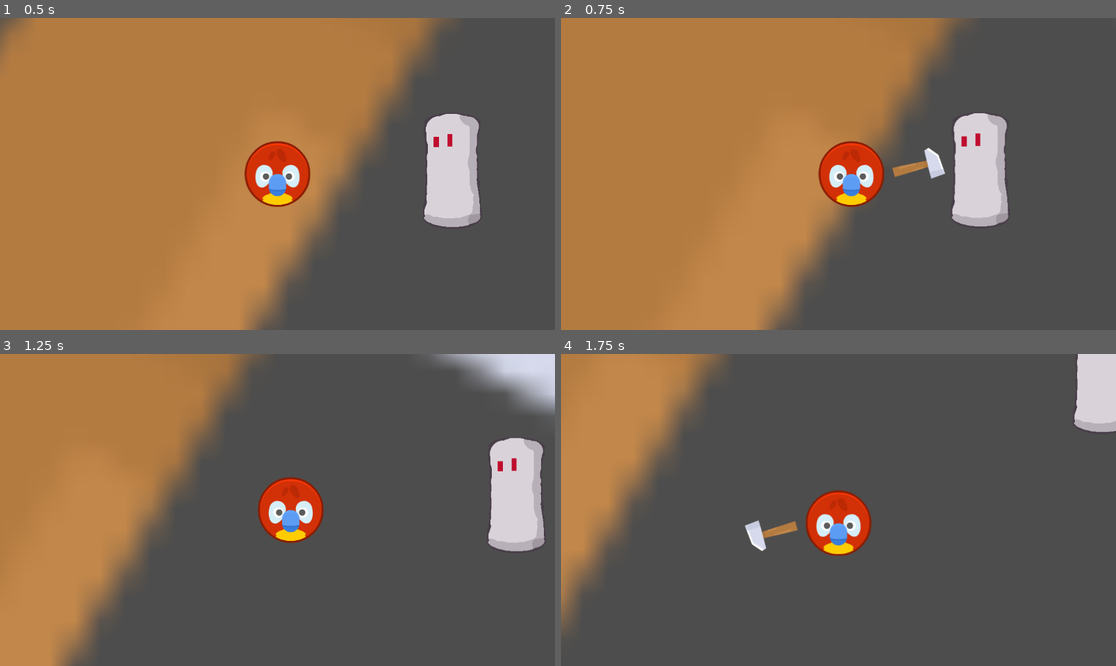
Above: before the commit, frames 1-4 (two rows, left to right).
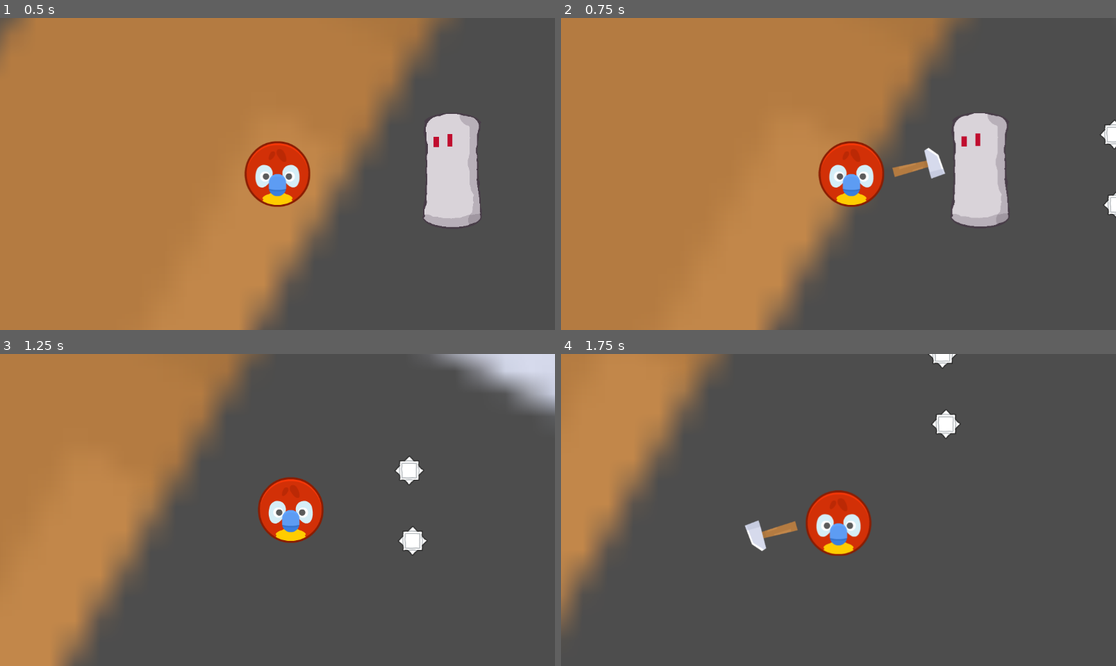
Above: after the commit, the same moments.

Repository: PixelQuester/Beans
Game: Godot game, scene res://main.tscn
Same seed, same stepped clock (60 frames per second), same inputs: the game is played once before the commit and once after it.
Inputs (mouse positions are in pixels of both pictures, inside the frame that each line leads up to):
- Up to frame 1 (0.5 s): no input
- Up to frame 2 (0.75 s): tap Enter (ui_accept) at 0.5 s; move the mouse to (960, 158) at 0.52 s; hold Right (ui_right) from 0.53 s (still down)
- Up to frame 3 (1.25 s): keep holding Right (ui_right); tap Enter (ui_accept) at 0.77 s
- Up to frame 4 (1.75 s): move the mouse to (727, 525) at 1.27 s; release Right (ui_right) at 1.28 s; hold Down (ui_down) from 1.28 s (still down); tap Enter (ui_accept) at 1.52 s

Frame 1 is identical in both runs. In frame 2, 0.3% of the frame differs, in the area x 97-100%, y 32-64%; in frame 3, 3.8%, in the area x 71-99%, y 26-65%; in frame 4, 2.2%.

Commit message:
Added a killer bean

Diff:
--- a/main.tscn
+++ b/main.tscn
@@ -1,8 +1,9 @@
-[gd_scene load_steps=4 format=3 uid="uid://b3yhsvuxrditq"]
+[gd_scene load_steps=5 format=3 uid="uid://b3yhsvuxrditq"]
 
 [ext_resource type="PackedScene" uid="uid://cd254kseptusr" path="res://Player.tscn" id="1_m73nc"]
 [ext_resource type="Texture2D" uid="uid://cto3d3bcklv5r" path="res://hammer_silver.png" id="2_yai2n"]
 [ext_resource type="PackedScene" uid="uid://phwgfpisetjs" path="res://punchingbag.tscn" id="3_foyu8"]
+[ext_resource type="PackedScene" uid="uid://hgyltv6m12lc" path="res://spikes.tscn" id="4_3q5lr"]
 
 [node name="Main" type="Node2D"]
 
@@ -20,3 +21,9 @@
 [node name="Punchingbag" parent="." instance=ExtResource("3_foyu8")]
 position = Vector2(363, -12)
 gravity_scale = 0.0
+
+[node name="Node2D" parent="." instance=ExtResource("4_3q5lr")]
+position = Vector2(666, -82)
+
+[node name="Node2D2" parent="." instance=ExtResource("4_3q5lr")]
+position = Vector2(673, 64)
--- a/punchingbag.gd
+++ b/punchingbag.gd
@@ -13,3 +13,6 @@
 func knockback(other_position, strength):
 	var direction : Vector2 = (global_position - other_position).normalized()
 	linear_velocity += direction * strength
+
+func die():
+	queue_free()
--- /dev/null
+++ b/spikes.gd
@@ -0,0 +1,13 @@
+extends Node
+
+
+# Called when the node enters the scene tree for the first time.
+func _ready():
+	pass # Replace with function body.
+
+
+# Called every frame. 'delta' is the elapsed time since the previous frame.
+func _process(delta):
+	for body in $Area2D.get_overlapping_bodies():
+		if body.has_method("die"):
+			body.die()
--- /dev/null
+++ b/spikes.tscn
@@ -0,0 +1,18 @@
+[gd_scene load_steps=4 format=3 uid="uid://hgyltv6m12lc"]
+
+[ext_resource type="Script" path="res://spikes.gd" id="1_17y2k"]
+[ext_resource type="Texture2D" uid="uid://c2ps7d0o6jtav" path="res://tile_spike.png" id="2_450gs"]
+
+[sub_resource type="RectangleShape2D" id="RectangleShape2D_aujek"]
+size = Vector2(50, 50)
+
+[node name="Node2D" type="Node2D"]
+script = ExtResource("1_17y2k")
+
+[node name="Area2D" type="Area2D" parent="."]
+
+[node name="CollisionShape2D" type="CollisionShape2D" parent="Area2D"]
+shape = SubResource("RectangleShape2D_aujek")
+
+[node name="TileSpike" type="Sprite2D" parent="."]
+texture = ExtResource("2_450gs")
Binary file added: tile_spike.png
Not shown, added: tile_spike.png.import
